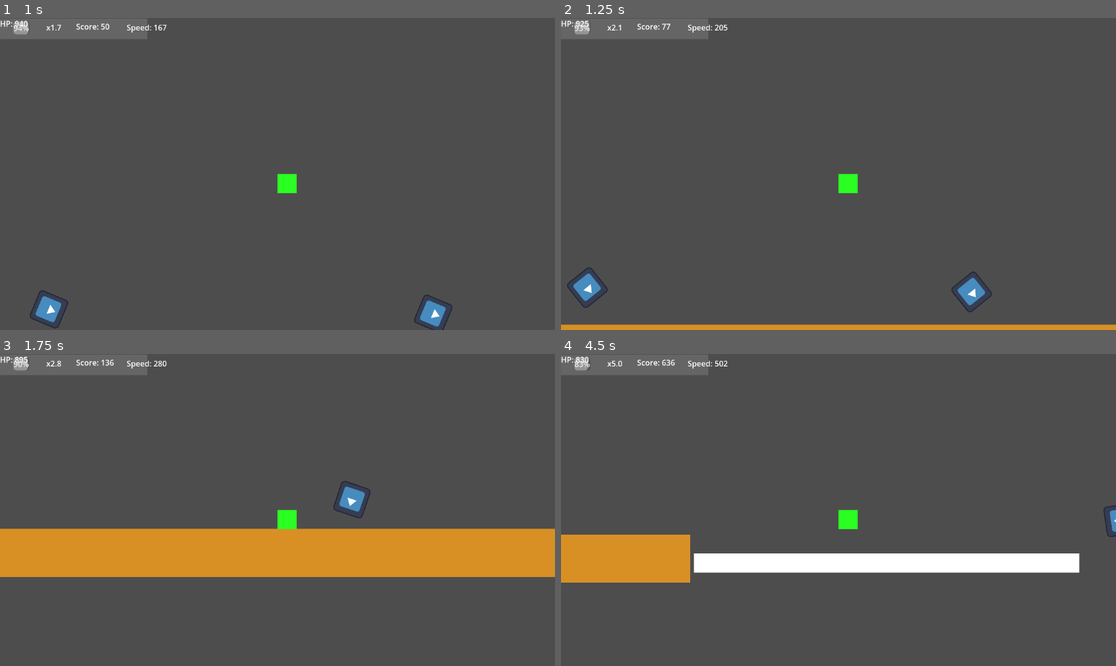
Above: before the commit, frames 1-4 (two rows, left to right).
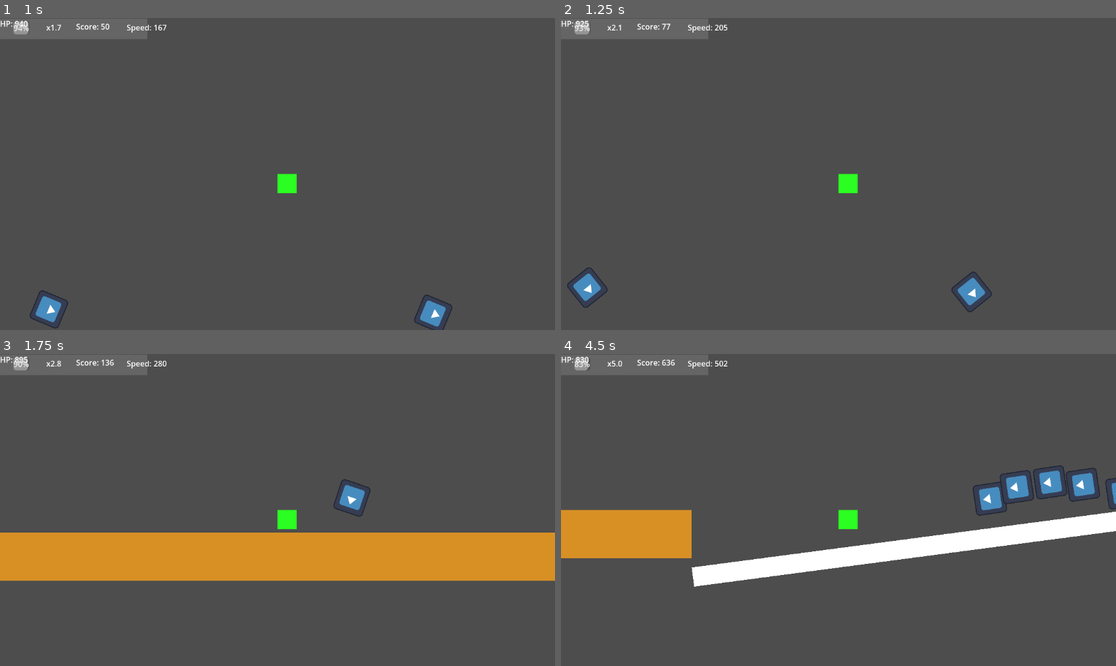
Above: after the commit, the same moments.

Repository: maikzero/csgy-gd-5
Game: Godot game, scene res://scenes/main/Main.tscn
Same seed, same stepped clock (60 frames per second), same inputs: the game is played once before the commit and once after it. The engine's default icon, where the game draws it, is replaced by a stand-in: a white triangle on a blue panel in a dark square.
Inputs:
- Up to frame 1 (1 s): hold D (move_right) from 0.53 s (still down); tap Space (jump) at 0.6, 0.77 s
- Up to frame 2 (1.25 s): keep holding D (move_right); tap Space (jump) at 1.07 s
- Up to frame 3 (1.75 s): keep holding D (move_right); tap Space (jump) at 1.35, 1.52 s
- Up to frame 4 (4.5 s): tap Space (jump) at 1.82, 2.1, 2.85, 3.02, 3.32, 3.6, 3.77, 4.07, 4.35 s; release D (move_right) at 2.03 s; hold D (move_right) 2.78-4.28 s; tap R (restart) at 4.15 s

Frame 1 is identical in both runs. In frame 2, 1.8% of the frame differs, in the area x 0-100%, y 98-100%; in frame 3, 2.8%; in frame 4, 11%, in the area x 0-100%, y 35-75%.

Commit message:
added two more chunks ramp and long jump

Diff:
--- /dev/null
+++ b/resources/chunk_data/long_jump.tres
@@ -0,0 +1,11 @@
+[gd_resource type="Resource" script_class="ChunkData" format=3 uid="uid://cnnwgubecrwmo"]
+
+[ext_resource type="Script" uid="uid://ckcq71v8b3nvc" path="res://resources/chunk_data/ChunkData.gd" id="1_jrcl8"]
+[ext_resource type="PackedScene" uid="uid://hbnc554nl50h" path="res://scenes/chunks/long_jump.tscn" id="1_q6tpd"]
+
+[resource]
+script = ExtResource("1_jrcl8")
+chunk_name = "long jump"
+scene = ExtResource("1_q6tpd")
+min_speed = 500.0
+metadata/_custom_type_script = "uid://ckcq71v8b3nvc"
--- /dev/null
+++ b/resources/chunk_data/ramp_up_small.tres
@@ -0,0 +1,10 @@
+[gd_resource type="Resource" script_class="ChunkData" format=3 uid="uid://dkyaun8qungm6"]
+
+[ext_resource type="Script" uid="uid://ckcq71v8b3nvc" path="res://resources/chunk_data/ChunkData.gd" id="1_l0hib"]
+[ext_resource type="PackedScene" uid="uid://rjbt4k07wxts" path="res://scenes/chunks/chunk_ramp.tscn" id="1_vi067"]
+
+[resource]
+script = ExtResource("1_l0hib")
+chunk_name = "ramp_up"
+scene = ExtResource("1_vi067")
+metadata/_custom_type_script = "uid://ckcq71v8b3nvc"
--- a/scenes/chunks/ChunkBase.gd
+++ b/scenes/chunks/ChunkBase.gd
@@ -156,8 +156,9 @@
 		return false
 
 	# Check height difference
+	var height_diff = (right_connection_height - next_chunk.left_connection_height)
 	#var height_diff = abs(right_connection_height - next_chunk.left_connection_height)
-	var height_diff = next_chunk.left_connection_height - right_connection_height
+	#var height_diff = next_chunk.left_connection_height - right_connection_height
 	if height_diff > max_height_difference:
 		return false
 
--- a/scenes/chunks/chunk_hop_small.tscn
+++ b/scenes/chunks/chunk_hop_small.tscn
@@ -6,12 +6,12 @@
 size = Vector2(808.5, 57)
 
 [sub_resource type="RectangleShape2D" id="RectangleShape2D_bbf04"]
-size = Vector2(804, 47)
+size = Vector2(803, 43)
 
 [node name="chunk_hop_small" type="Node2D" unique_id=684014414]
 script = ExtResource("1_uuuhy")
-left_connection_height = 532.0
-right_connection_height = 532.0
+left_connection_height = 500.0
+right_connection_height = 463.0
 metadata/_custom_type_script = "uid://dc8ccsclq82mw"
 
 [node name="Visuals" type="Node2D" parent="." unique_id=1181599090]
@@ -19,24 +19,26 @@
 [node name="left" type="ColorRect" parent="Visuals" unique_id=1489992254]
 custom_minimum_size = Vector2(800, 5)
 offset_left = 8.0
-offset_top = 532.0
+offset_top = 500.0
 offset_right = 808.0
-offset_bottom = 572.0
+offset_bottom = 540.0
+metadata/_edit_use_anchors_ = true
 
 [node name="right" type="ColorRect" parent="Visuals" unique_id=1851492627]
-offset_left = 1208.0
-offset_top = 532.0
-offset_right = 2008.0
-offset_bottom = 582.0
+offset_left = 1207.0
+offset_top = 438.0
+offset_right = 2007.0
+offset_bottom = 488.0
+metadata/_edit_use_anchors_ = true
 
 [node name="Collision" type="StaticBody2D" parent="." unique_id=2134097415]
 
 [node name="left" type="CollisionShape2D" parent="Collision" unique_id=628351393]
-position = Vector2(1610.25, 556)
+position = Vector2(1612, 463)
 shape = SubResource("RectangleShape2D_o4fbn")
 
 [node name="right" type="CollisionShape2D" parent="Collision" unique_id=1623362576]
-position = Vector2(406, 551.5)
+position = Vector2(410, 522)
 shape = SubResource("RectangleShape2D_bbf04")
 
 [node name="SpawnPoints" type="Node2D" parent="." unique_id=242613114]
--- /dev/null
+++ b/scenes/chunks/chunk_ramp.tscn
@@ -0,0 +1,52 @@
+[gd_scene format=3 uid="uid://rjbt4k07wxts"]
+
+[ext_resource type="Script" uid="uid://dc8ccsclq82mw" path="res://scenes/chunks/ChunkBase.gd" id="1_otyjq"]
+
+[sub_resource type="RectangleShape2D" id="RectangleShape2D_otyjq"]
+size = Vector2(1198.1208, 48)
+
+[node name="chunk_ramp" type="Node2D" unique_id=684014414]
+script = ExtResource("1_otyjq")
+chunk_width = 1200.0
+left_connection_height = 500.0
+right_connection_height = 400.0
+metadata/_custom_type_script = "uid://dc8ccsclq82mw"
+
+[node name="Visuals" type="Node2D" parent="." unique_id=1181599090]
+
+[node name="left" type="ColorRect" parent="Visuals" unique_id=1489992254]
+custom_minimum_size = Vector2(800, 5)
+offset_left = 2.0
+offset_top = 623.0
+offset_right = 1202.0
+offset_bottom = 663.0
+rotation = -0.1308997
+metadata/_edit_use_anchors_ = true
+
+[node name="Collision" type="StaticBody2D" parent="." unique_id=2134097415]
+
+[node name="ramp" type="CollisionShape2D" parent="Collision" unique_id=1037569934]
+position = Vector2(601.71967, 571.1686)
+rotation = -0.1308997
+shape = SubResource("RectangleShape2D_otyjq")
+
+[node name="SpawnPoints" type="Node2D" parent="." unique_id=242613114]
+
+[node name="Coin" type="Marker2D" parent="SpawnPoints" unique_id=1769543997]
+position = Vector2(590, 449)
+
+[node name="Coin2" type="Marker2D" parent="SpawnPoints" unique_id=341947996]
+position = Vector2(646, 425)
+
+[node name="Coin3" type="Marker2D" parent="SpawnPoints" unique_id=1061444957]
+position = Vector2(715, 415)
+
+[node name="Coin4" type="Marker2D" parent="SpawnPoints" unique_id=1836605621]
+position = Vector2(783, 420)
+
+[node name="Coin5" type="Marker2D" parent="SpawnPoints" unique_id=96771589]
+position = Vector2(864, 436)
+
+[node name="VisibleOnScreenNotifier2D" type="VisibleOnScreenNotifier2D" parent="." unique_id=1462830742]
+rect = Rect2(0, -500, 2000, 1000)
+show_rect = false
--- /dev/null
+++ b/scenes/chunks/long_jump.tscn
@@ -0,0 +1,58 @@
+[gd_scene format=3 uid="uid://hbnc554nl50h"]
+
+[ext_resource type="Script" uid="uid://dc8ccsclq82mw" path="res://scenes/chunks/ChunkBase.gd" id="1_ctood"]
+
+[sub_resource type="RectangleShape2D" id="RectangleShape2D_ctood"]
+size = Vector2(506, 37)
+
+[node name="ChunkBase" type="Node2D" unique_id=1346781733]
+script = ExtResource("1_ctood")
+left_connection_height = 500.0
+right_connection_height = 500.0
+metadata/_custom_type_script = "uid://dc8ccsclq82mw"
+
+[node name="Visuals" type="Node2D" parent="." unique_id=2107080120]
+
+[node name="left" type="ColorRect" parent="Visuals" unique_id=1019903346]
+offset_top = 500.0
+offset_right = 500.0
+offset_bottom = 540.0
+color = Color(1, 0.047058824, 0.10980392, 1)
+
+[node name="right" type="ColorRect" parent="Visuals" unique_id=1641167356]
+offset_left = 1500.0
+offset_top = 500.0
+offset_right = 2000.0
+offset_bottom = 540.0
+color = Color(1, 0.15686275, 0.2784314, 1)
+
+[node name="Collision" type="StaticBody2D" parent="." unique_id=1544102499]
+
+[node name="left" type="CollisionShape2D" parent="Collision" unique_id=444886504]
+position = Vector2(256, 519.5)
+shape = SubResource("RectangleShape2D_ctood")
+
+[node name="right" type="CollisionShape2D" parent="Collision" unique_id=682444332]
+position = Vector2(1753, 517)
+shape = SubResource("RectangleShape2D_ctood")
+
+[node name="SpawnPoints" type="Node2D" parent="." unique_id=1219194475]
+
+[node name="Coin" type="Marker2D" parent="SpawnPoints" unique_id=2108616733]
+position = Vector2(590, 449)
+
+[node name="Coin2" type="Marker2D" parent="SpawnPoints" unique_id=1754357884]
+position = Vector2(685, 396)
+
+[node name="Coin3" type="Marker2D" parent="SpawnPoints" unique_id=1375602568]
+position = Vector2(871, 367)
+
+[node name="Coin4" type="Marker2D" parent="SpawnPoints" unique_id=1699392563]
+position = Vector2(1093, 375)
+
+[node name="Coin5" type="Marker2D" parent="SpawnPoints" unique_id=1317733909]
+position = Vector2(1369, 415)
+
+[node name="VisibleOnScreenNotifier2D" type="VisibleOnScreenNotifier2D" parent="." unique_id=1593029289]
+rect = Rect2(0, -500, 2000, 1000)
+show_rect = false
--- a/scenes/chunks/test_chunk.tscn
+++ b/scenes/chunks/test_chunk.tscn
@@ -15,20 +15,24 @@
 position = Vector2(6, 493)
 script = ExtResource("1_g35tt")
 chunk_data = SubResource("Resource_gy8t6")
+left_connection_height = 600.0
+right_connection_height = 600.0
 metadata/_custom_type_script = "uid://dc8ccsclq82mw"
 
 [node name="Visuals" type="Node2D" parent="." unique_id=1400084016]
 
 [node name="ColorRect" type="ColorRect" parent="Visuals" unique_id=996910112]
-offset_right = 2000.0
-offset_bottom = 100.0
+offset_left = 2.0
+offset_top = 11.0
+offset_right = 2002.0
+offset_bottom = 111.0
 color = Color(0.8462826, 0.5661948, 0.14531782, 1)
 metadata/_edit_use_anchors_ = true
 
 [node name="Collision" type="StaticBody2D" parent="." unique_id=2144399343]
 
 [node name="CollisionShape2D" type="CollisionShape2D" parent="Collision" unique_id=632853955]
-position = Vector2(999.75, 54)
+position = Vector2(999, 61)
 shape = SubResource("RectangleShape2D_h0mtm")
 
 [node name="SpawnPoints" type="Node2D" parent="." unique_id=612963395]
--- a/scenes/main/Main.tscn
+++ b/scenes/main/Main.tscn
@@ -7,6 +7,8 @@
 [ext_resource type="Script" uid="uid://ckcq71v8b3nvc" path="res://resources/chunk_data/ChunkData.gd" id="5_1rhdn"]
 [ext_resource type="Resource" uid="uid://cjb0cel41avqh" path="res://resources/chunk_data/test_chunk.tres" id="5_dc040"]
 [ext_resource type="Resource" uid="uid://dxl76gwknkk0y" path="res://resources/chunk_data/hop_small.tres" id="7_sjxhf"]
+[ext_resource type="Resource" uid="uid://dkyaun8qungm6" path="res://resources/chunk_data/ramp_up_small.tres" id="8_ko0rf"]
+[ext_resource type="Resource" uid="uid://cnnwgubecrwmo" path="res://resources/chunk_data/long_jump.tres" id="9_ostsq"]
 
 [node name="Main" type="Node2D" unique_id=290512375]
 
@@ -21,4 +23,4 @@
 
 [node name="ChunkGenerator" type="Node" parent="." unique_id=1351568524]
 script = ExtResource("4_gyg6b")
-chunk_pool = Array[ExtResource("5_1rhdn")]([ExtResource("5_dc040"), ExtResource("7_sjxhf")])
+chunk_pool = Array[ExtResource("5_1rhdn")]([ExtResource("5_dc040"), ExtResource("7_sjxhf"), ExtResource("8_ko0rf"), ExtResource("9_ostsq")])
